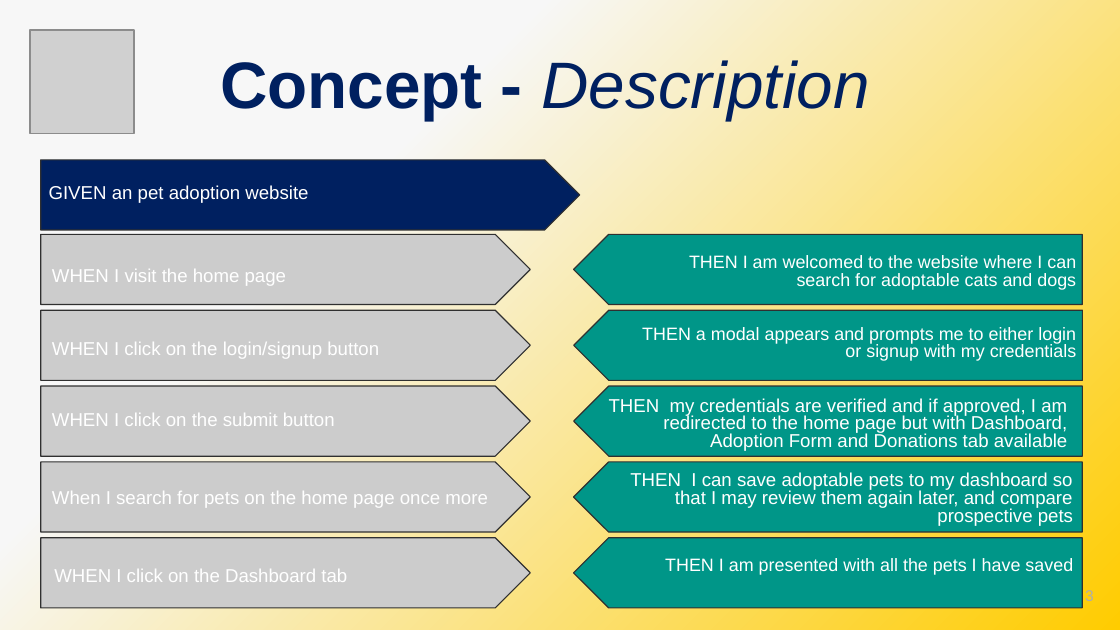
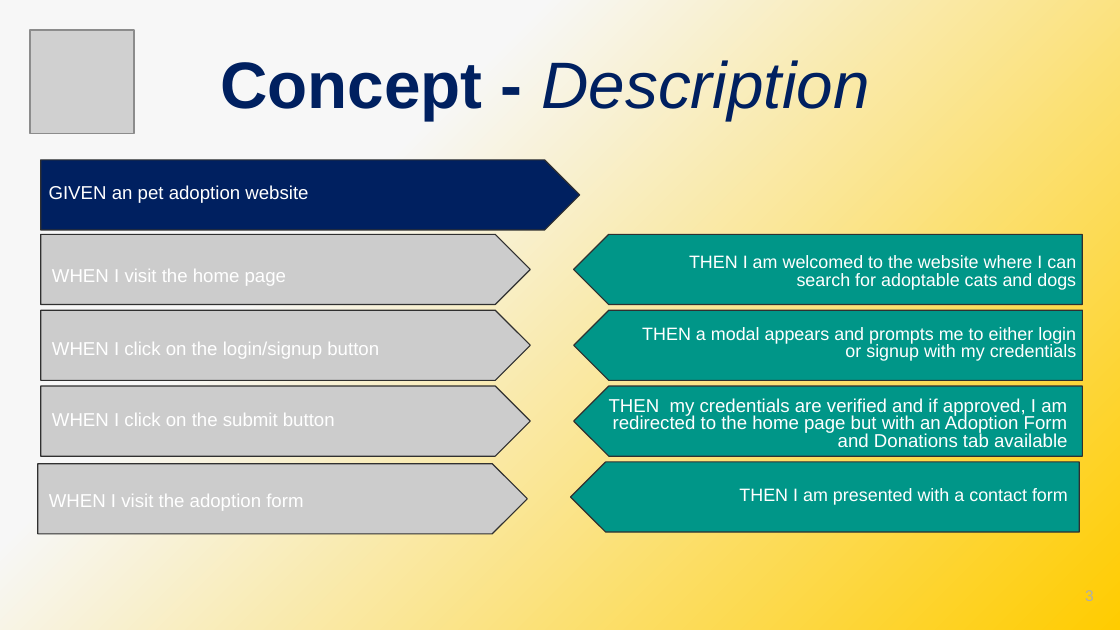
Before and after one commit to adamgmcfadden/Bark-Side-of-the-Moon, a slide deck: slide 3 of extras/PP presentation.pptx. Drawn at 1120x630 pixels with LibreOffice and Linux fonts; fonts in the diff are those of the drawing; grey boxes stand for pictures. Boxes give left, top, right and bottom in pixels: in the first picture for what was removed or moved away, otherwise in the second. Text is boxed around its words. In the diff, an @@ line names an element or a change of style, - is before the commit and + after.

Commit message:
removed Dashboard page for now

```diff
--- a/extras/PP presentation.pptx
+++ b/extras/PP presentation.pptx
@@ text at (609, 398, 1068, 448): text changed @@
-THEN my credentials are verified and if approved, I am redirected to the home page but with Dashboard, Adoption Form and Donations tab available
+THEN my credentials are verified and if approved, I am redirected to the home page but with an Adoption Form and Donations tab available
@@ text removed at (630, 472, 1073, 526) @@
-THEN I can save adoptable pets to my dashboard so that I may review them again later, and compare prospective pets
@@ text at (49, 494, 303, 511): text changed @@
-When I search for pets on the home page once more
+WHEN I visit the adoption form
@@ text added at (739, 488, 1068, 505), 11.5 pt, text #FFFFFF @@
+THEN I am presented with a contact form
@@ pentagon arrow removed at (40, 538, 530, 608) @@
@@ pentagon arrow removed at (573, 538, 1082, 608) @@
@@ text removed at (54, 569, 347, 582) @@
-WHEN I click on the Dashboard tab
@@ text removed at (665, 558, 1073, 575) @@
-THEN I am presented with all the pets I have saved
```
Also in this commit, not shown: 5 other slides changed, 1 other file.
